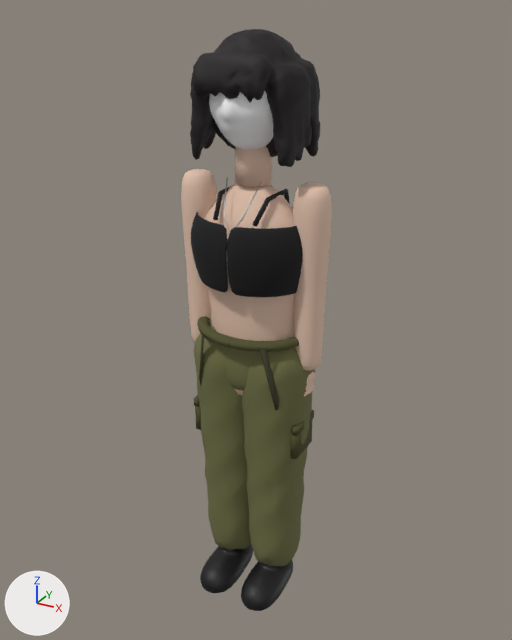
The Blender file tools/blender/fonte/artemis.blend: old version first, new version second.
Before and after are seen from a 50 mm lens placed at (1.14, -2.06, 2.2), pointed at (-0.01, 0.03, 1.15). The lights are fixed; the arrows at lower left show +X, +Y and +Z. The first picture is the older version.

Names of what the first picture shows: 'hair', 'head', 'part_MAT_CLOTH_overall_artemis', 'part_MAT_CLOTH_overall_artemis_dk', 'part_MAT_CLOTH_top_artemis', 'part_MAT_LEATHER_boot_artemis', 'part_MAT_LEATHER_strap_artemis', 'part_MAT_SKIN_skin_artemis' and 1 more.
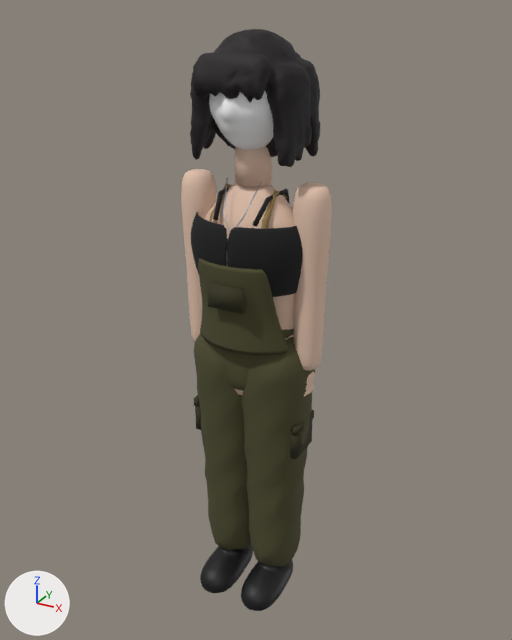
What changed in the scene script:
```text
Change mat_mat_cloth_overall_artemis:
    mat_mat_cloth_overall_artemis.base_color: (0.157, 0.157, 0.0582) -> (0.0738, 0.0697, 0.0254)  # dark yellow #6e6e44 -> dark yellow #4d4b2c
Change mat_mat_cloth_overall_artemis_dk:
    mat_mat_cloth_overall_artemis_dk.base_color: (0.0824, 0.0824, 0.0242) -> (0.0385, 0.0356, 0.0119)  # dark yellow #51512b -> dark yellow #37351c
Change mat_mat_leather_strap_artemis:
    mat_mat_leather_strap_artemis.base_color: (0.0385, 0.0385, 0.0135) -> (0.33, 0.22, 0.0781)  # dark yellow #37371f -> brown #9b814f
Change me_part_mat_cloth_overall_artemis:
    used by ob_part_mat_cloth_overall_artemis; location = (0.0, 0.0, 0.0)
    remove me_part_mat_cloth_overall_artemis.from_pydata(...)  # 2864 vertices, 4601 faces; spans x -0.238..0.238, y -0.142..0.142, z 0.06..1.172
    add me_part_mat_cloth_overall_artemis.from_pydata(...)  # 3641 vertices, 5673 faces; spans x -0.238..0.238, y -0.189..0.145, z 0.06..1.43
    me_part_mat_cloth_overall_artemis part 1: a new loose piece of 474 vertices spanning x -0.178..0.178, y -0.189..-0.079, z 1.112..1.43, in mat_mat_cloth_overall_artemis (dark yellow #4d4b2c)
    me_part_mat_cloth_overall_artemis part 2: a new loose piece of 303 vertices spanning x -0.169..0.169, y -0.135..0.145, z 1.097..1.224, in mat_mat_cloth_overall_artemis (dark yellow #4d4b2c)
Change me_part_mat_cloth_overall_artemis_dk:
    used by ob_part_mat_cloth_overall_artemis_dk; location = (0.0, 0.0, 0.0)
    remove me_part_mat_cloth_overall_artemis_dk.from_pydata(...)  # 249 vertices, 234 faces; spans x -0.223..0.223, y -0.175..0.174, z 0.68..1.157
    add me_part_mat_cloth_overall_artemis_dk.from_pydata(...)  # 40 vertices, 30 faces; spans x -0.223..0.223, y -0.197..0.064, z 0.68..1.361
    me_part_mat_cloth_overall_artemis_dk part 3: a new loose piece, a box spanning x -0.067..0.067, y -0.197..-0.187, z 1.277..1.361, in mat_mat_cloth_overall_artemis_dk (dark yellow #37351c)
    me_part_mat_cloth_overall_artemis_dk part 4: the loose piece of 217 vertices spanning x -0.215..0.214, y -0.175..0.174, z 1.121..1.157 is deleted
Change me_part_mat_leather_strap_artemis:
    used by ob_part_mat_leather_strap_artemis; location = (0.0, 0.0, 0.0)
    remove me_part_mat_leather_strap_artemis.from_pydata(...)  # 34 vertices, 40 faces; spans x -0.174..0.176, y -0.16..-0.065, z 0.788..1.141
    add me_part_mat_leather_strap_artemis.from_pydata(...)  # 98 vertices, 110 faces; spans x -0.224..0.226, y -0.143..0.143, z 0.506..1.658
    me_part_mat_leather_strap_artemis part 5: 34 vertices removed from x -0.174..0.176, y -0.16..-0.065, z 0.788..1.141; 34 vertices added at x -0.224..0.226, y -0.015..0.016, z 0.506..1.045
    me_part_mat_leather_strap_artemis part 6: 64 vertices added at x -0.122..0.123, y -0.143..0.143, z 1.251..1.658
```

Pixel boxes [x1, y1, x2, y2] of what changed, in the pictures (512 x 640 px; the box of a moved part takes in the faces that stretch with it):
'part_MAT_CLOTH_overall_artemis', recoloured, reshaped (26% taller)
    before: [194, 321, 315, 566]
    after: [194, 258, 315, 566]
'part_MAT_CLOTH_overall_artemis_dk', recoloured, reshaped (24% taller)
    before: [194, 316, 314, 459]
    after: [194, 282, 314, 459]
'part_MAT_LEATHER_strap_artemis', recoloured, reshaped
    before: [199, 334, 280, 410]
    after: [209, 184, 287, 229]
part 1 of me_part_mat_cloth_overall_artemis, added (dark yellow)
    after: [198, 258, 288, 355]
part 2 of me_part_mat_cloth_overall_artemis, added (mostly hidden)
    after: [282, 328, 294, 339]
part 3 of me_part_mat_cloth_overall_artemis_dk, added (dark yellow)
    after: [207, 282, 244, 314]
part 4 of me_part_mat_cloth_overall_artemis_dk, deleted (dark yellow)
    before: [197, 316, 299, 352]
part 5 of me_part_mat_leather_strap_artemis, moved or reshaped (not visible afterwards)
    before: [199, 334, 280, 410]
part 6 of me_part_mat_leather_strap_artemis, added
    after: [209, 184, 287, 229]
